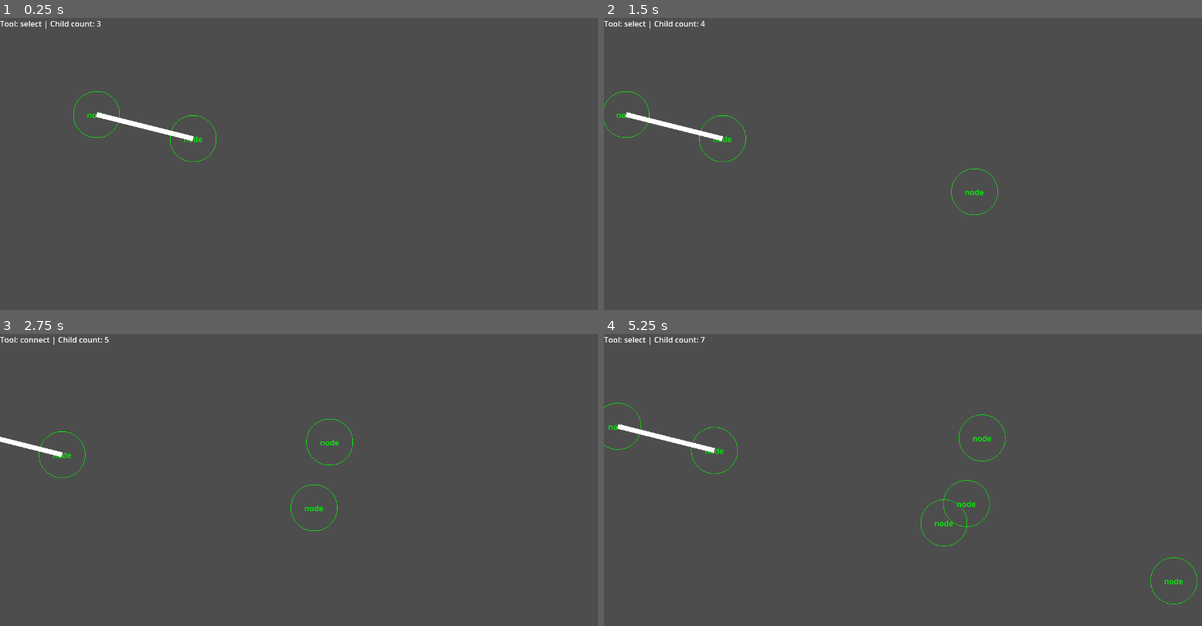
Above: before the commit, frames 1-4 (two rows, left to right).
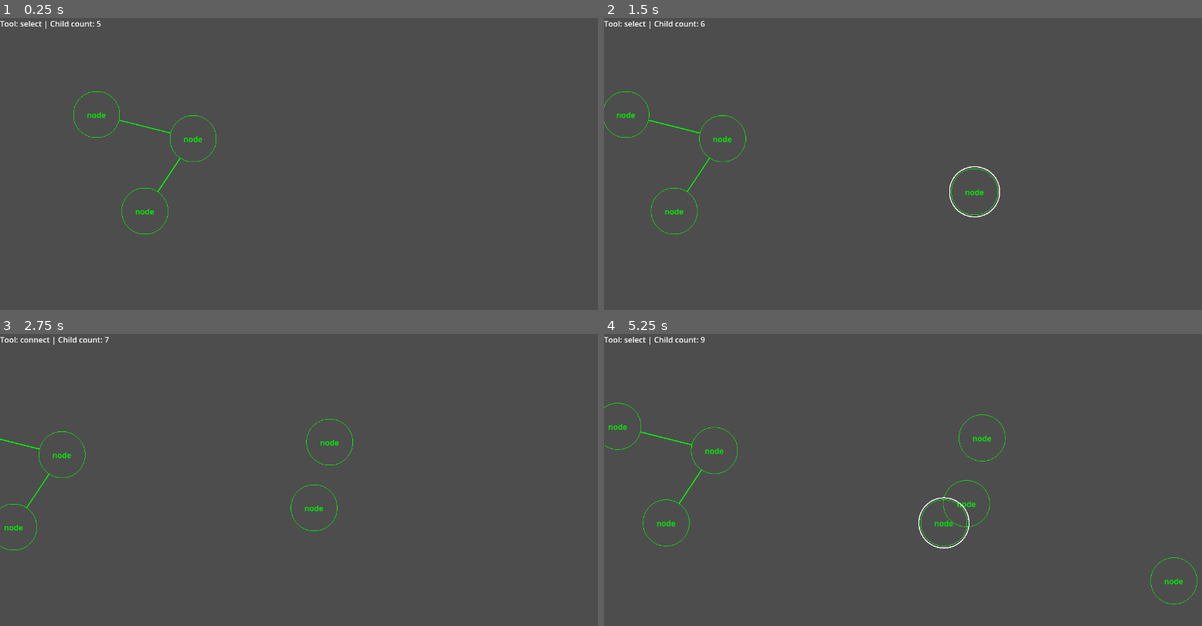
Above: after the commit, the same moments.

Repository: radomirbosak/poietic-playground
Game: Godot game, scene res://main.tscn
Same seed, same stepped clock (60 frames per second), same inputs: the game is played once before the commit and once after it.
Inputs (mouse positions are in pixels of both pictures, inside the frame that each line leads up to):
- Up to frame 1 (0.25 s): no input
- Up to frame 2 (1.5 s): tap Enter at 0.5 s; move the mouse to (1046, 193) at 0.52 s; hold Right (pan-right) 0.53-1.25 s; hold A (add-node) 0.53-1.25 s; click (1046, 193) at 0.67 s; drag from (789, 231) to (885, 289) at 1.27 s
- Up to frame 3 (2.75 s): move the mouse to (370, 442) at 2.02 s; hold Right (pan-right) from 2.03 s (still down); hold 3 (connect-tool) from 2.03 s (still down); click (370, 442) at 2.17 s; tap A (add-node) at 2.3 s
- Up to frame 4 (5.25 s): release Right (pan-right) at 2.75 s; release 3 (connect-tool) at 2.75 s; drag from (885, 605) to (729, 468) at 2.77 s; tap Space at 3.5 s; move the mouse to (1100, 585) at 3.52 s; hold Left (pan-left) 3.53-4.25 s; hold 1 (selection-tool) 3.53-4.25 s; click (1100, 585) at 3.67 s; tap A (add-node) at 3.8 s; drag from (729, 468) to (819, 430) at 4.27 s; tap Enter at 5 s; move the mouse to (944, 526) at 5.02 s; hold Down (pan-down) from 5.03 s (still down); hold A (add-node) from 5.03 s (still down); click (944, 526) at 5.17 s

The runs differ from the first frame. In frame 1, 0.4% of the frame differs, in the area x 16-33%, y 1-75%; in frame 2, 0.6%; in frame 3, 0.3%; in frame 4, 0.6%, in the area x 2-62%, y 1-74%.

Commit message:
Implemented multi-selection
- Added selection of multiple objects using shift+click
- Move whole selection
- Added selection graphics/halo

Diff:
--- a/diagram_canvas.gd
+++ b/diagram/diagram_canvas.gd
@@ -1,6 +1,11 @@
 extends Node2D
 
-var selected_objects = []
+
+# Diagram Content
+var connections: Array[DiagramConnection] = []
+var nodes: Array[DiagramNode] = []
+
+var selected_objects: Array[DiagramNode] = []
 
 var pan_speed = 0          # Current speed of panning
 var max_speed = 2000       # Maximum speed
@@ -8,17 +13,10 @@
 var deceleration = 600     # Deceleration rate
 var velocity = Vector2.ZERO  # Current velocity of the camera
 
-# Content
-var connections: Array[DiagramConnection] = []
 
 # Connector tool
 var dragging_connection: DiagramConnection = null
 var dragging_target: Node2D = null
-
-# Called when the node enters the scene tree for the first time.
-func _ready():
-	print("Diagram ready")
-	pass # Replace with function body.
 
 # Called every frame. 'delta' is the elapsed time since the previous frame.
 func _process(delta):
@@ -47,7 +45,6 @@
 	# Update camera position based on velocity
 	position += velocity * delta
 
-
 func object_at_position(test_position: Vector2):
 	for child in get_children():
 		if not child is DiagramNode:
@@ -59,6 +56,14 @@
 
 var is_dragging = false
 var drag_position = Vector2()
+enum SelectToolState {
+	EMPTY, HIT, SELECT, MOVE
+}
+var select_tool_state: SelectToolState = SelectToolState.EMPTY
+
+# Click on empty
+# Click on node
+
 
 func _input(event):
 	if Global.current_tool == Global.Tool.SELECT:
@@ -68,27 +73,73 @@
 
 func handle_select_input(event):
 	if event is InputEventMouseButton:
+		# BEGIN
 		if event.is_pressed():
 			var mouse_position = get_viewport().get_mouse_position()
 			print("Click at ", event.position, " mouse at ", mouse_position)
-			var new_selection = object_at_position(mouse_position)
-			if new_selection:
-				selected_objects = [new_selection]
-				print("Got ", new_selection)
-				is_dragging = true
+			var candidate = object_at_position(mouse_position)
+			if candidate:
+				if event.shift_pressed:
+					var index = selected_objects.find(candidate)
+					if index == -1:
+						candidate.set_selected(true)
+						selected_objects.append(candidate)
+					else:
+						candidate.set_selected(false)
+						selected_objects.remove_at(index)
+				else:
+					if selected_objects.is_empty():
+						candidate.set_selected(true)
+						selected_objects = [candidate]
+					else:
+						var index = selected_objects.find(candidate)
+						if index == -1:
+							clear_selection()
+							candidate.set_selected(true)
+							selected_objects = [candidate]
+						else:
+							pass
+
+				print("Selection size ", len(selected_objects))
 				drag_position = mouse_position
+				select_tool_state = SelectToolState.HIT
 			else:
+				print("will select")
 				selected_objects = []
-				is_dragging = false
+				select_tool_state = SelectToolState.SELECT
+				# Initiate rubber band
 		elif event.is_released():
-			print("Conclude move")
-			is_dragging = false
-
-	if event is InputEventMouseMotion and is_dragging:
-		var move_delta = event.position - drag_position
-		for object in selected_objects:
-			move_diagram_node(object, object.position + move_delta)
-		drag_position = event.position
+			match select_tool_state:
+				SelectToolState.HIT, SelectToolState.SELECT:
+					print("Conclude select")
+					for node in nodes:
+						node.set_selected(selected_objects.has(node))
+				SelectToolState.MOVE:
+					pass
+				_:
+					push_error("Invalid selection tool state: ", select_tool_state)
+			select_tool_state = SelectToolState.EMPTY
+
+	if event is InputEventMouseMotion:
+		match select_tool_state:
+			SelectToolState.SELECT:
+				pass
+			SelectToolState.HIT, SelectToolState.MOVE:
+				var move_delta = event.position - drag_position
+				move_selection(move_delta)
+				drag_position = event.position
+				select_tool_state == SelectToolState.MOVE
+
+func clear_selection():
+	for node in selected_objects:
+		node.set_selected(false)
+
+
+func move_selection(delta: Vector2):
+	print("Move selection of ", len(selected_objects))
+	for node in selected_objects:
+		var new_position = node.position + delta
+		move_diagram_node(node, new_position)
 
 
 func handle_connect_input(event: InputEvent):
@@ -134,7 +185,6 @@
 
 func move_diagram_node(node: DiagramNode, new_position: Vector2):
 	node.position = new_position
-
 	for connection in get_connections(node):
 		connection.update_shape()
 
@@ -150,10 +200,15 @@
 
 	dragging_connection.update_shape()
 
+var counter: int = 0
+
 func add_node(new_position: Vector2) -> DiagramNode:
 	var node: DiagramNode = DiagramNode.new()
+	counter += 1
+	node.name = "diagram_node" + str(counter)
 	node.set_position(new_position)
 	add_child(node)
+	nodes.append(node)
 	return node
 
 func add_connection(origin: DiagramNode, target: DiagramNode):
@@ -161,7 +216,8 @@
 		push_error("Trying to add a connection without origin or target")
 		return
 	var conn = DiagramConnection.new()
-	conn.name = "diagram_connection"
+	counter += 1
+	conn.name = "diagram_connection" + str(counter)
 	add_child(conn)
 	conn.set_connection(origin, target)
 	connections.append(conn)
--- a/diagram_canvas.tscn
+++ b/diagram/diagram_canvas.tscn
@@ -1,6 +1,6 @@
 [gd_scene load_steps=2 format=3 uid="uid://uq6hic0cr3fr"]
 
-[ext_resource type="Script" path="res://diagram_canvas.gd" id="1_br64u"]
+[ext_resource type="Script" path="res://diagram/diagram_canvas.gd" id="1_br64u"]
 
 [node name="DiagramCanvas" type="Node2D"]
 script = ExtResource("1_br64u")
--- /dev/null
+++ b/diagram/diagram_connection.gd
@@ -0,0 +1,84 @@
+class_name DiagramConnection extends Node2D
+
+var line: Line2D
+var origin: DiagramNode
+var target: Node2D
+
+
+# Called when the node enters the scene tree for the first time.
+func _ready():
+	self.line = Line2D.new()
+	self.line.name = "line"
+	self.line.default_color = Color.GREEN
+	self.line.width = 2.0
+
+	add_child(line)
+
+@warning_ignore("shadowed_variable")
+func set_connection(origin: DiagramNode, target: Node2D):
+	self.origin = origin
+	self.target = target
+	update_shape()
+
+@warning_ignore("shadowed_variable")
+func set_target(target: DiagramNode):
+	self.target = target
+	update_shape()
+
+func update_shape():
+	if origin == null or target == null:
+		push_warning("Updating connector shape without origin or target")
+		return
+	line.clear_points()
+
+	var origin_center = to_global(origin.position)
+	var target_center = to_global(target.position)
+
+	var radius = origin.shape.radius
+	var origin_inter = intersect_line_with_circle(origin_center,target_center, origin_center, radius)
+	if len(origin_inter) >= 1:
+		line.add_point(to_local(origin_inter[0]))
+	else:
+		line.add_point(to_local(origin_center))
+
+	if target is DiagramNode:
+		var target_inter = intersect_line_with_circle(origin_center,target_center, target_center, radius)
+		if len(target_inter) >= 1:
+			line.add_point(to_local(target_inter[0]))
+		else:
+			line.add_point(to_local(target_center))
+	else:
+		line.add_point(to_local(target_center))
+
+func intersect_line_with_circle(point_a: Vector2, point_b: Vector2, center: Vector2, radius: float) -> Array[Vector2]:
+	# Define the line as a parametric equation: P = line_start + t * (line_end - line_start)
+	var d = point_b - point_a
+	var f = point_a - center
+
+	# Quadratic equation coefficients
+	var a = d.dot(d)
+	var b = 2 * f.dot(d)
+	var c = f.dot(f) - radius * radius
+
+	# Solve the quadratic equation: at^2 + bt + c = 0
+	var discriminant = b * b - 4 * a * c
+
+	if discriminant < 0:
+		# No intersection
+		return []
+
+	discriminant = sqrt(discriminant)
+
+	# Compute the two solutions for t
+	var t1 = (-b - discriminant) / (2 * a)
+	var t2 = (-b + discriminant) / (2 * a)
+
+	var intersections: Array[Vector2] = []
+
+	# Check if t1 and t2 are valid
+	if 0 <= t1 and t1 <= 1:
+		intersections.append(point_a + t1 * d)
+	if 0 <= t2 and t2 <= 1:
+		intersections.append(point_a + t2 * d)
+
+	return intersections
--- a/diagram_node.gd
+++ b/diagram/diagram_node.gd
@@ -1,17 +1,18 @@
 class_name DiagramNode extends Node2D
+
+var is_selected: bool = false
+var selection_highlight: Node2D = null
 
 # var sprite: Sprite2D
 var label: Label # = $Label
-# @onready var sprite = $Sprite
-# @onready var outline = $Outline
 var shape: Shape2D
 
 # Called when the node enters the scene tree for the first time.
 func _ready():
 	label = Label.new()
-	label.text = "node"
+	self.add_child(label)
+	self.label.text = "node"
 	label.add_theme_color_override("font_color", Color.GREEN)
-	self.add_child(label)
 
 	shape = CircleShape2D.new()
 	shape.radius = 48
@@ -19,6 +20,8 @@
 	print("Node position :", self.position)
 	print("Label position:", label.position)
 
+func bounding_circle_radius() -> float:
+	return shape.radius
 
 func update_children():
 	var size = label.get_minimum_size()
@@ -26,10 +29,18 @@
 
 func _draw():
 	draw_circle(Vector2(0, 0), shape.radius, Color.GREEN, false)
+	if is_selected:
+		draw_circle(Vector2(0, 0), shape.radius + 4, Color.WHITE, false, 2)
 
-# Called every frame. 'delta' is the elapsed time since the previous frame.
-func _process(delta):
-	pass
+func set_selected(flag: bool):
+	self.is_selected = flag
+	queue_redraw()
+	if flag:
+		# selection_highlight = ShapeNode.new()
+		# selection_highlight.shape
+		pass
+	else:
+		pass
 
 func has_point(point: Vector2):
 	var local_point = to_local(point)
--- a/diagram_node.tscn
+++ b/diagram/diagram_node.tscn
@@ -1,6 +1,6 @@
 [gd_scene load_steps=3 format=3 uid="uid://3aegs5xt11o0"]
 
-[ext_resource type="Script" path="res://diagram_node.gd" id="1_idqjx"]
+[ext_resource type="Script" path="res://diagram/diagram_node.gd" id="1_idqjx"]
 
 [sub_resource type="Curve2D" id="Curve2D_ggv1y"]
 
@@ -11,3 +11,7 @@
 
 [node name="Outline" type="Path2D" parent="."]
 curve = SubResource("Curve2D_ggv1y")
+
+[node name="Label" type="Label" parent="."]
+offset_right = 40.0
+offset_bottom = 23.0
--- a/diagram_connection.gd
+++ /dev/null
@@ -1,33 +0,0 @@
-class_name DiagramConnection extends Node2D
-
-var line: Line2D
-var origin: DiagramNode
-var target: Node2D
-
-
-# Called when the node enters the scene tree for the first time.
-func _ready():
-	self.line = Line2D.new()
-	self.line.name = "line"
-	add_child(line)
-
-@warning_ignore("shadowed_variable")
-func set_connection(origin: DiagramNode, target: Node2D):
-	self.origin = origin
-	self.target = target
-	update_shape()
-
-@warning_ignore("shadowed_variable")
-func set_target(target: DiagramNode):
-	self.target = target
-	update_shape()
-
-func update_shape():
-	if origin == null or target == null:
-		push_warning("Updating connector shape without origin or target")
-		return
-	print("Update shape: ", origin.position, target.position)
-	line.clear_points()
-
-	line.add_point(origin.position)
-	line.add_point(target.position)
--- a/main.gd
+++ b/main.gd
@@ -5,7 +5,9 @@
 	get_viewport().connect("size_changed", Callable(self, "_on_window_resized"))
 	var a = $DiagramCanvas.add_node(Vector2(200, 200))
 	var b = $DiagramCanvas.add_node(Vector2(400, 250))
+	var c = $DiagramCanvas.add_node(Vector2(300, 400))
 	$DiagramCanvas.add_connection(a, b)
+	$DiagramCanvas.add_connection(b, c)
 	update_status_text()
 
 	var config = ConfigFile.new()
--- a/main.tscn
+++ b/main.tscn
@@ -1,7 +1,7 @@
 [gd_scene load_steps=3 format=3 uid="uid://fhtvpa30rrel"]
 
 [ext_resource type="Script" path="res://main.gd" id="1_2q6io"]
-[ext_resource type="Script" path="res://diagram_canvas.gd" id="2_lulh0"]
+[ext_resource type="Script" path="res://diagram/diagram_canvas.gd" id="2_lulh0"]
 
 [node name="Main" type="Node2D"]
 script = ExtResource("1_2q6io")
--- a/project.godot
+++ b/project.godot
@@ -78,6 +78,10 @@
 , null]
 }
 
+[physics]
+
+2d/default_gravity_vector=Vector2(0, 0)
+
 [rendering]
 
 renderer/rendering_method="gl_compatibility"
